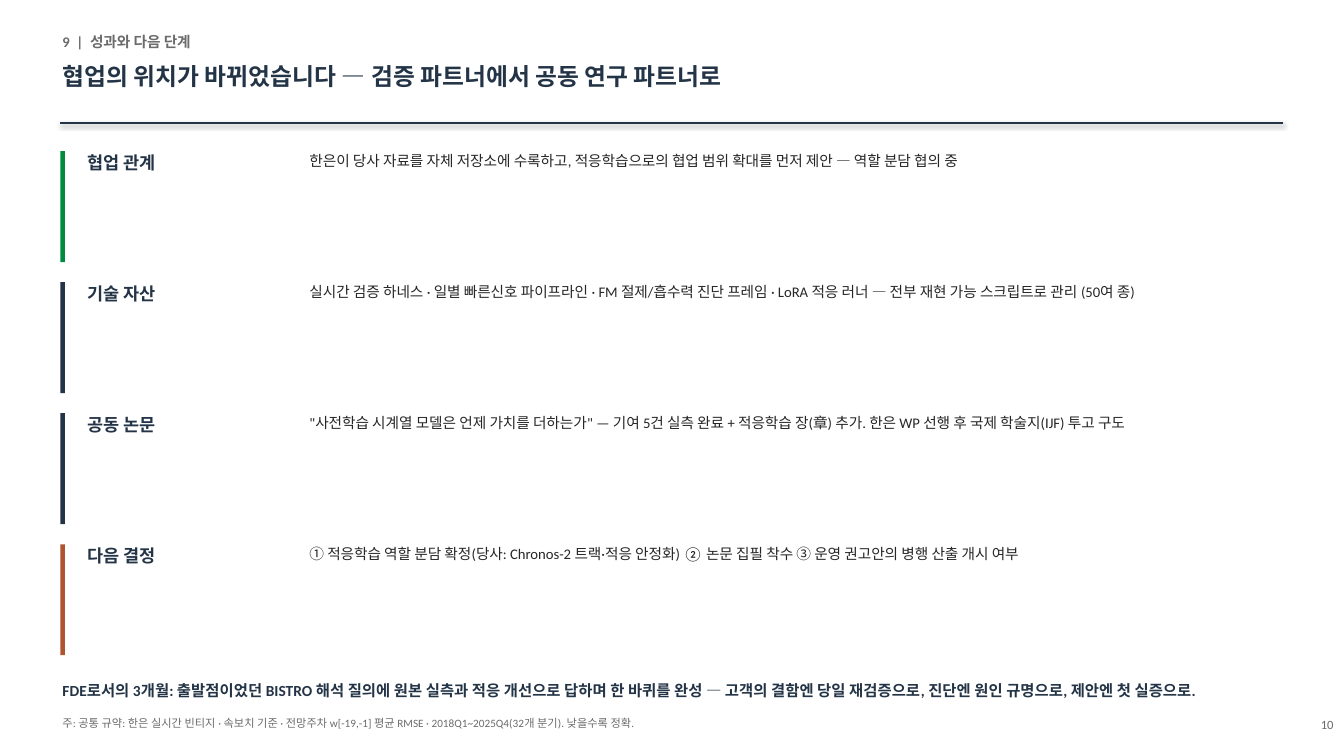
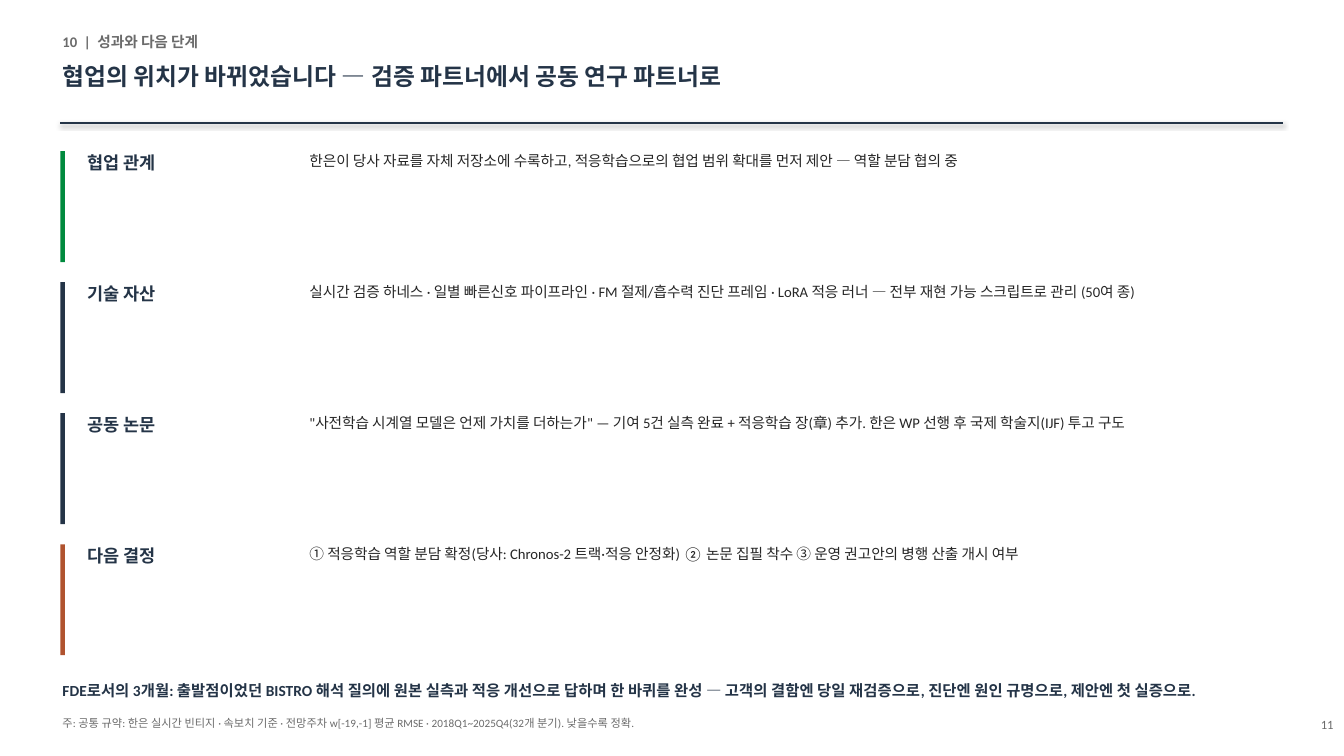
Before and after one commit to shezgone/bistro-lstm, a slide deck: slide 11 of docs/한은협업_여정보고_대표_2026-09-01.pptx (slide 10 before the commit). Drawn at 1344x756 pixels with LibreOffice and Linux fonts; fonts in the diff are those of the drawing. Boxes give left, top, right and bottom in pixels: in the first picture for what was removed or moved away, otherwise in the second. Text is boxed around its words. In the diff, an @@ line names an element or a change of style, - is before the commit and + after.

```diff
--- a/docs/한은협업_여정보고_대표_2026-09-01.pptx
+++ b/docs/한은협업_여정보고_대표_2026-09-01.pptx
@@ text at bbox=[62, 34, 198, 49]: text changed @@
-9 | 성과와 다음 단계
+10 | 성과와 다음 단계
@@ text at bbox=[1321, 721, 1334, 729]: text changed @@
-10
+11
```
Also in this commit, not shown: 1 slide added, 1 other file.
